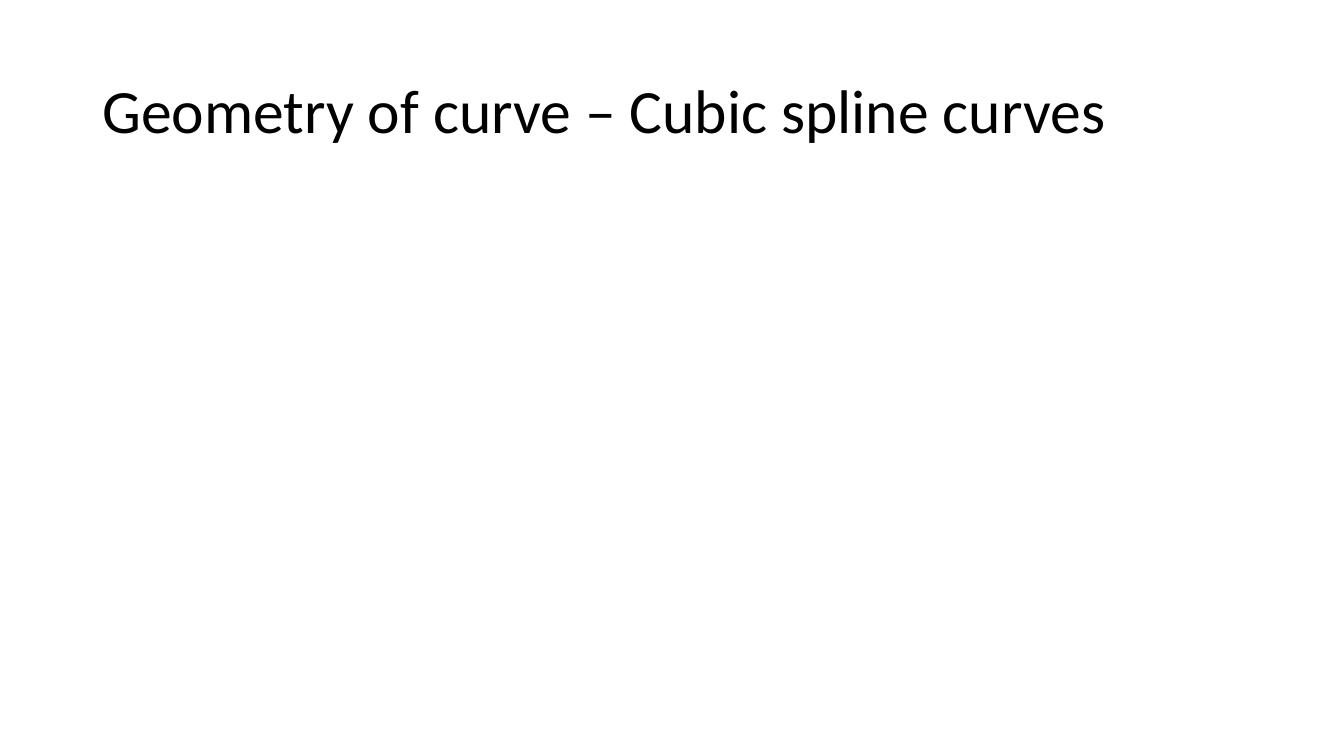
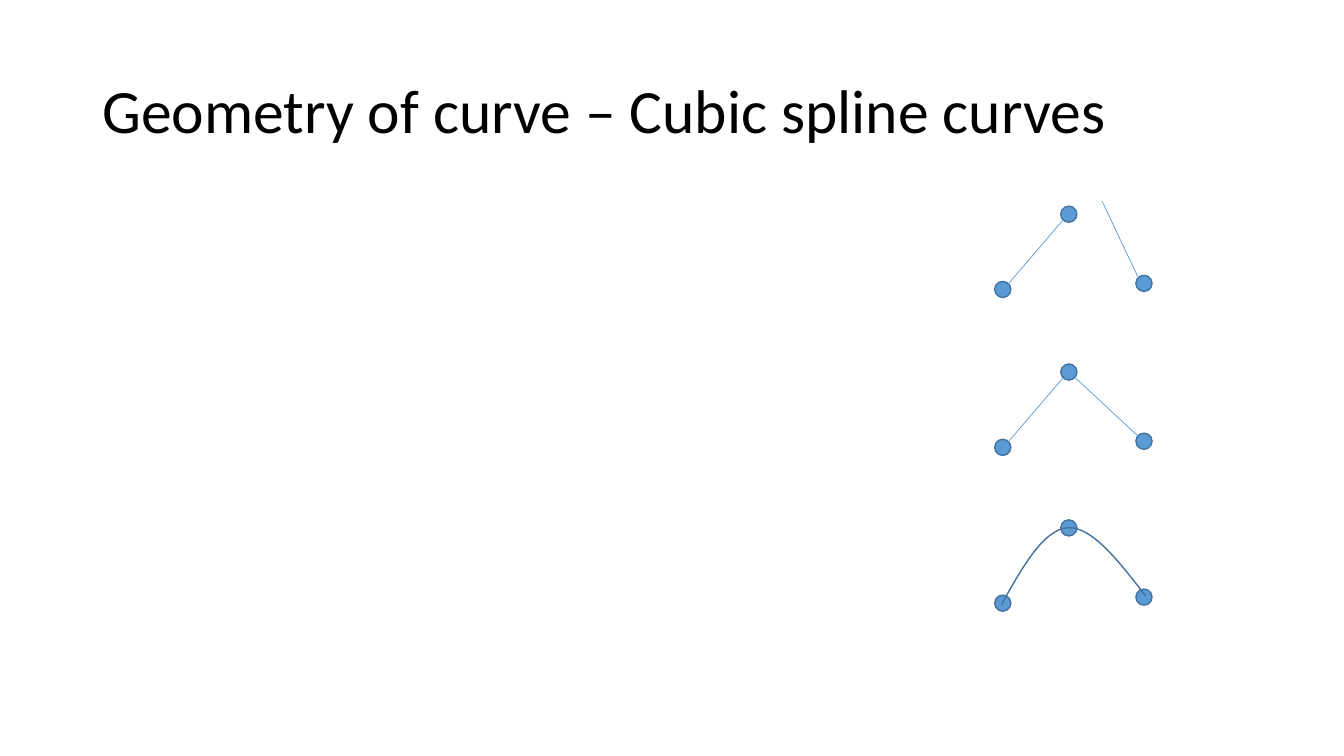
Before and after one commit to Jinny-Ching/cad_cam_course, a slide deck: slide 43 of CAD_CAM.pptx (slide 42 before the commit). Drawn at 1344x756 pixels with LibreOffice and Linux fonts; fonts in the diff are those of the drawing; grey boxes stand for pictures. Boxes give left, top, right and bottom in pixels: in the first picture for what was removed or moved away, otherwise in the second. Text is boxed around its words. In the diff, an @@ line names an element or a change of style, - is before the commit and + after.

Commit message:
b_spline

```diff
--- a/CAD_CAM.pptx
+++ b/CAD_CAM.pptx
@@ ellipse added at bbox=[1061, 206, 1077, 222], fill #5B9BD5, outline #43739E 1 pt @@
@@ line added from (1138, 277) to (1102, 202), #5B9BD5 0.5 pt @@
@@ line added from (1064, 220) to (1008, 284), #5B9BD5 0.5 pt @@
@@ ellipse added at bbox=[995, 281, 1011, 297], fill #5B9BD5, outline #43739E 1 pt @@
@@ ellipse added at bbox=[1136, 275, 1152, 291], fill #5B9BD5, outline #43739E 1 pt @@
@@ line added from (1008, 442) to (1064, 378), #5B9BD5 0.5 pt @@
@@ ellipse added at bbox=[1061, 364, 1077, 380], fill #5B9BD5, outline #43739E 1 pt @@
@@ line added from (1150, 447) to (1064, 366), #5B9BD5 0.5 pt @@
@@ ellipse added at bbox=[995, 440, 1011, 456], fill #5B9BD5, outline #43739E 1 pt @@
@@ ellipse added at bbox=[1136, 434, 1152, 450], fill #5B9BD5, outline #43739E 1 pt @@
@@ freeform shape added at bbox=[1001, 528, 1145, 605], outline #43739E 1 pt @@
@@ ellipse added at bbox=[1061, 520, 1077, 536], fill #5B9BD5, outline #43739E 1 pt @@
@@ ellipse added at bbox=[995, 595, 1011, 611], fill #5B9BD5, outline #43739E 1 pt @@
@@ ellipse added at bbox=[1136, 589, 1152, 605], fill #5B9BD5, outline #43739E 1 pt @@
```
Also in this commit, not shown: 7 other slides changed, 4 slides added, 1 slide removed.
